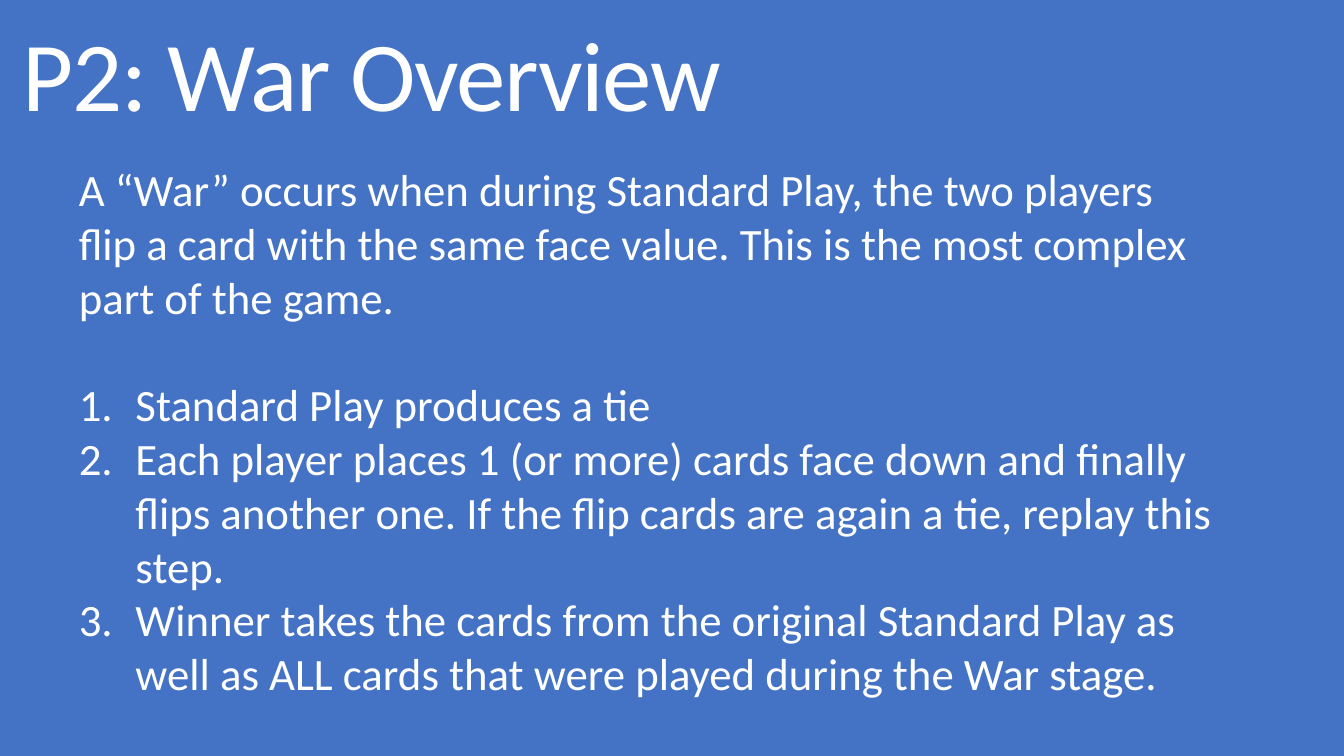
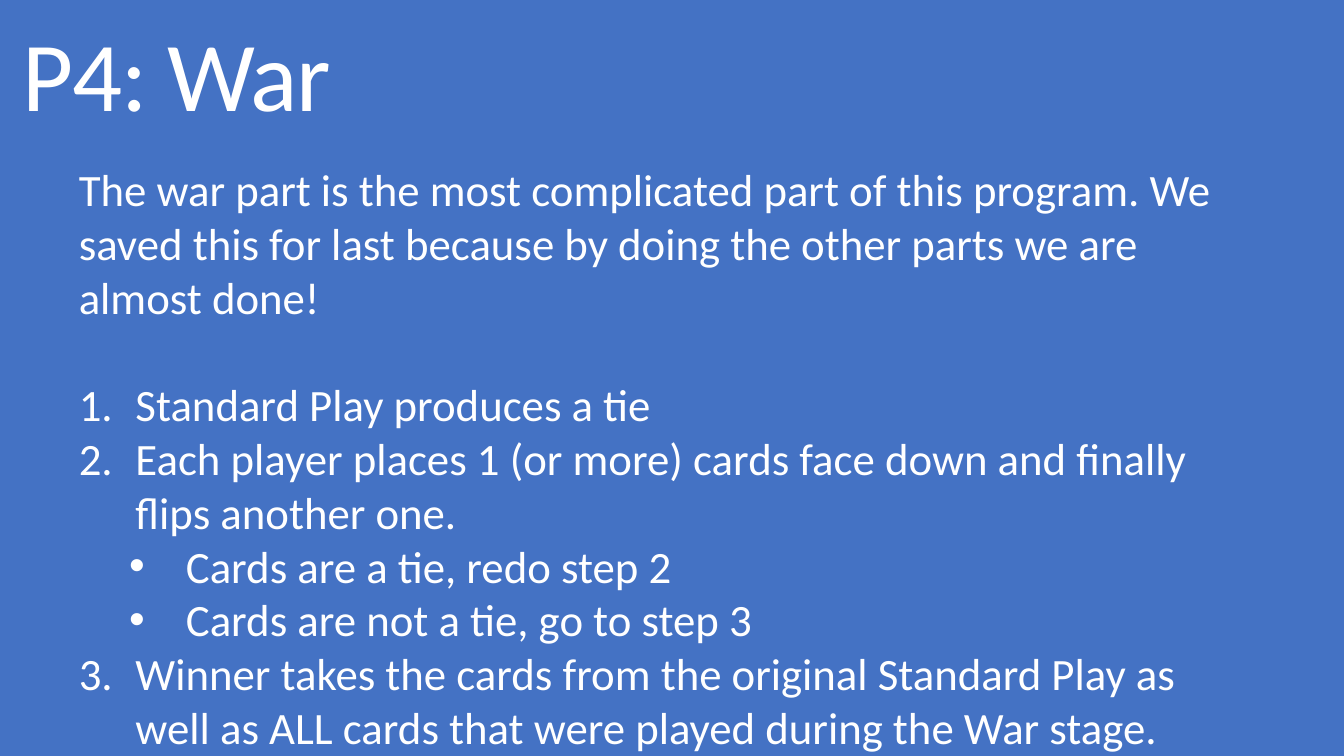
Before and after one commit to grecoe/teals, a slide deck: slide 10 of 5_presentations/DivideAndConquer.pptx. Drawn at 1344x756 pixels with LibreOffice and Linux fonts; fonts in the diff are those of the drawing. Boxes give left, top, right and bottom in pixels: in the first picture for what was removed or moved away, otherwise in the second. Text is boxed around its words. In the diff, an @@ line names an element or a change of style, - is before the commit and + after.

```diff
--- a/5_presentations/DivideAndConquer.pptx
+++ b/5_presentations/DivideAndConquer.pptx
@@ title at [23, 47, 330, 112]: text changed @@
-P2: War Overview
+P4: War
@@ text at [79, 175, 1211, 315]: text changed @@
-A “War” occurs when during Standard Play, the two players flip a card with the same face value. This is the most complex part of the game.
+The war part is the most complicated part of this program. We saved this for last because by doing the other parts we are almost done!
@@ text at [135, 442, 1185, 644]: text changed @@
-2. Each player places 1 (or more) cards face down and finally flips another one. If the flip cards are again a tie, replay this step.
+2. Each player places 1 (or more) cards face down and finally flips another one.
+  • Cards are a tie, redo step 2
+  • Cards are not a tie, go to step 3
```
Also in this commit, not shown: 9 other slides changed, 1 slide added, 1 slide removed, 1 other file.
